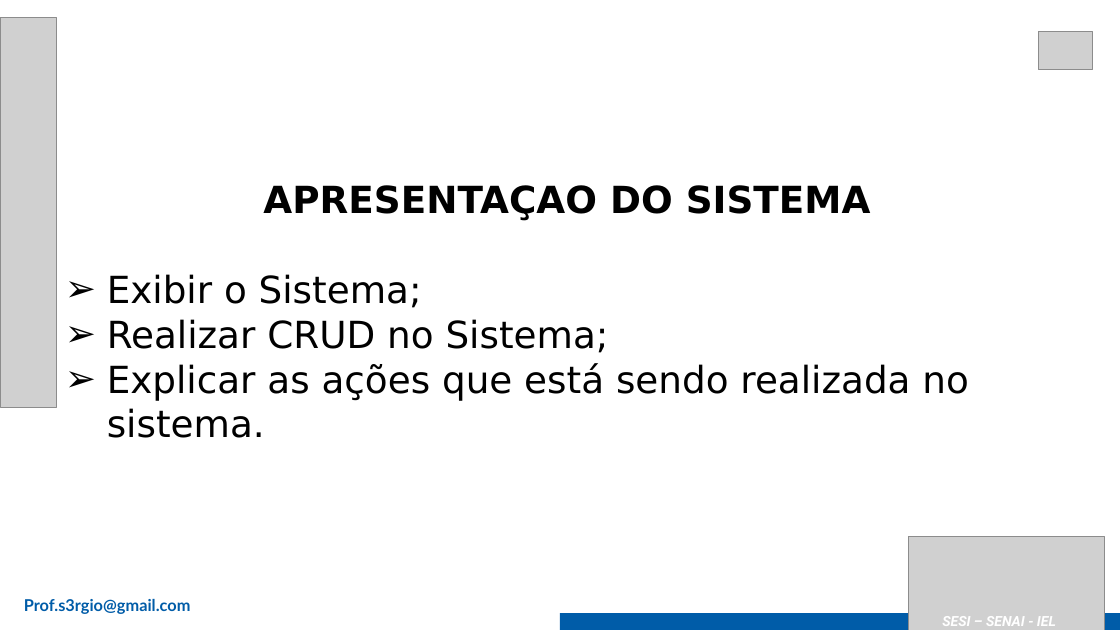
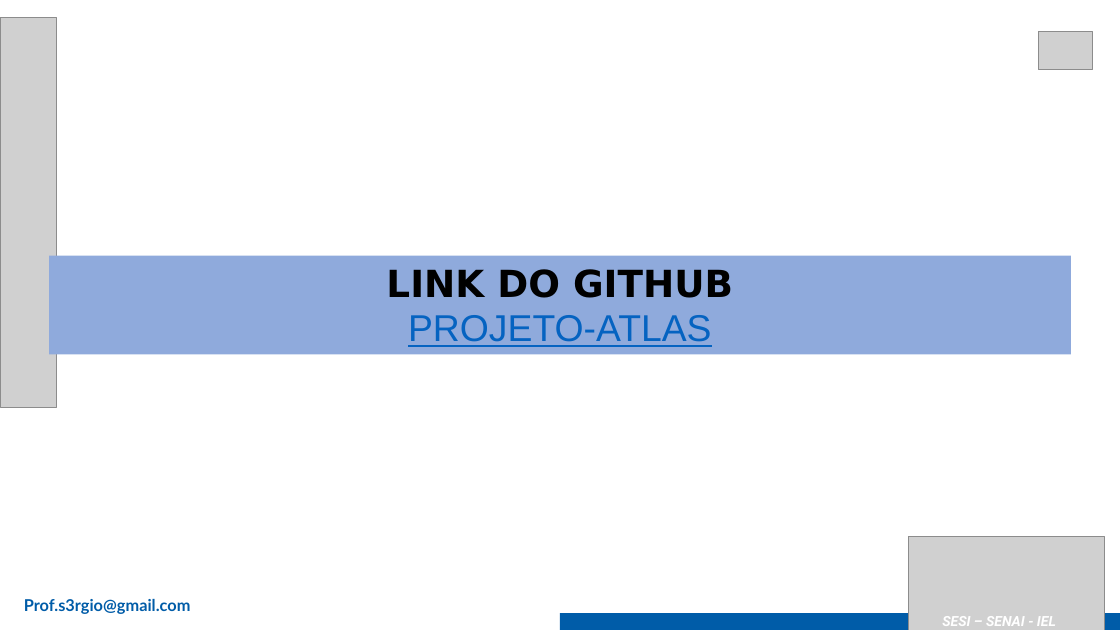
Before and after one commit to Caioairesd/Projeto-Senai-Atlas, a slide deck: slide 9 of apresentação/2025_Modelo Apresentação Senai - SA.pptx (slide 10 before the commit). Drawn at 1120x630 pixels with LibreOffice and Linux fonts; fonts in the diff are those of the drawing; grey boxes stand for pictures. Boxes give left, top, right and bottom in pixels: in the first picture for what was removed or moved away, otherwise in the second. Text is boxed around its words. In the diff, an @@ line names an element or a change of style, - is before the commit and + after.

```diff
--- a/apresentação/2025_Modelo Apresentação Senai - SA.pptx
+++ b/apresentação/2025_Modelo Apresentação Senai - SA.pptx
@@ rectangle "LINK DO GITHUB": place and size @@
-rectangle "LINK DO GITHUB" at [107,185,968,438]
+rectangle "LINK DO GITHUB" at [50,255,1071,355]
@@ rectangle "LINK DO GITHUB" at [50,255,1071,355]: fill none to #8FAADC @@
@@ text in rectangle at [386,269,733,347]: text changed; font DejaVu Sans to Arial; text colour #000000 to #0563C1 @@
-APRESENTAÇAO DO SISTEMA
-➢ Exibir o Sistema;
-➢ Realizar CRUD no Sistema;
-➢ Explicar as ações que está sendo realizada no sistema.
+LINK DO GITHUB
+PROJETO-ATLAS
```
Also in this commit, not shown: 3 other slides changed, 2 slides removed, 1 other file.
